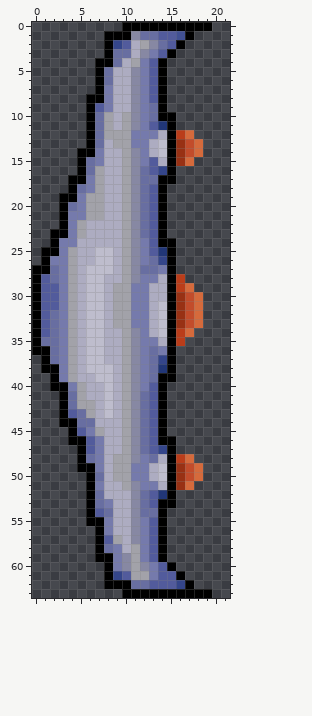
Two versions of one pixel-art sprite, res/rightSpaceship.png. The first picture shows the starting point.
The file is 64x128 pixels, drawn in blocks of 2x2; one block is one cell here. Shown: x 0..21, y 0..63.
New version:
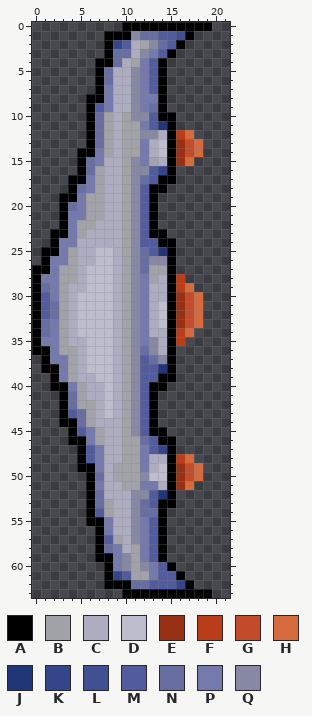
Palette (. is transparent): A #000000  B #a2a2a9  C #adacc1  D #bebdcd  E #983114  F #ba3d1a  G #c24c2b  H #d56a3c  J #213677  K #34458a  L #415093  M #525b9c  N #686ea1  P #757aac  Q #8788a3
From old to new:
Colour M becomes colour A in rows 18 to 23 at x 13; in rows 40 to 45 at x 13.
Colour C becomes colour B in rows 13 to 14 at x 8; in row 22 at x 6.
Colour M becomes colour B in row 15 at x 13.
Colour N becomes colour B in row 27 at x 13; in row 44 at x 6; in row 54 at x 8.
Colour P becomes colour B in rows 12 to 13 at x 11; in row 27 at x 3 and 14; in row 28 at x 3 and 13; in rows 29 to 36 at x 3; in row 46 at x 7; in rows 49 to 50 at x 11.
Colour P becomes colour B in row 53 at x 8.
Colour Q becomes colour B in row 11 at x 11; in row 14 at x 11; in rows 46 to 48 at x 11; in row 51 at x 11.
Colour B becomes colour C in rows 12 to 13 at x 9; in rows 29 to 33 at x 4 and 9; in rows 34 to 35 at x 4; in row 48 at x 9.
Colour D becomes colour C in row 34 at x 14.
Colour N becomes colour C in row 48 at x 13.
Colour P becomes colour C in row 36 at x 14.
Colour C becomes colour D in rows 28 to 29 at x 8; in rows 30 to 34 at x 5 and 8; in rows 35 to 37 at x 8; in row 50 at x 13.
Colour N becomes colour M in row 10 at x 13; in row 17 at x 13; in rows 18 to 23 at x 12; in rows 38 to 39 at x 13; in rows 41 to 45 at x 12; in row 48 at x 6.
Colour P becomes colour M in row 24 at x 12; in rows 37 to 40 at x 12.
Colour M becomes colour N in row 29 at x 1; in row 31 at x 2; in rows 33 to 34 at x 1.
Colour P becomes colour N in rows 25 to 26 at x 12; in row 36 at x 12.
Colour M becomes colour P in row 8 at x 13; in row 28 at x 1; in rows 29 to 30 at x 2; in row 46 at x 6.
Colour N becomes colour P in rows 27 to 28 at x 2; in rows 33 to 34 at x 2; in row 35 at x 1 to 2; in rows 36 to 37 at x 2; in row 47 at x 12.
Colour K becomes colour Q in row 26 at x 14; in row 37 at x 14.
Colour N becomes colour Q in row 16 at x 12; in row 26 at x 13; in row 36 at x 13; in row 52 at x 12.
Colour P becomes colour Q in row 10 at x 12; in row 12 at x 12 to 13; in rows 29 to 33 at x 11; in row 35 at x 13; in row 50 at x 12.
Colour A is gone in rows 19 to 22 at x 14; in rows 41 to 44 at x 14.
Changed places in both pictures, as pixel boxes (x1, y1, x2, y2):
changed: (41, 94, 167, 517)
